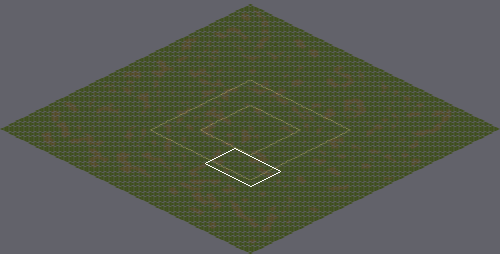
A Tiled map gets an edit: SGClient/TiledMap/worldmap.tmx. The picture above shows the old version from afar; the outline marks the close-up.
Close-up. Before:
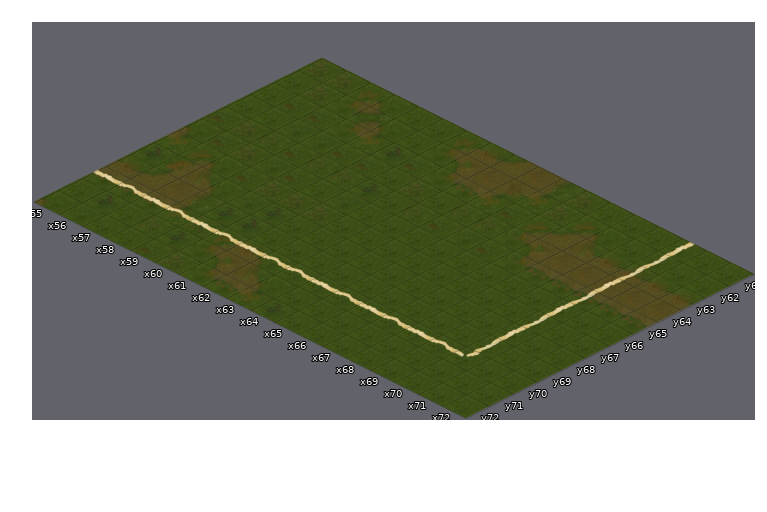
Cells are 256x128 px. Isometric: x runs down to the right, y down to the left. Shown: x 55..72, y 61..72. The commit also changed other parts of the map, which this record leaves out.
After the commit:
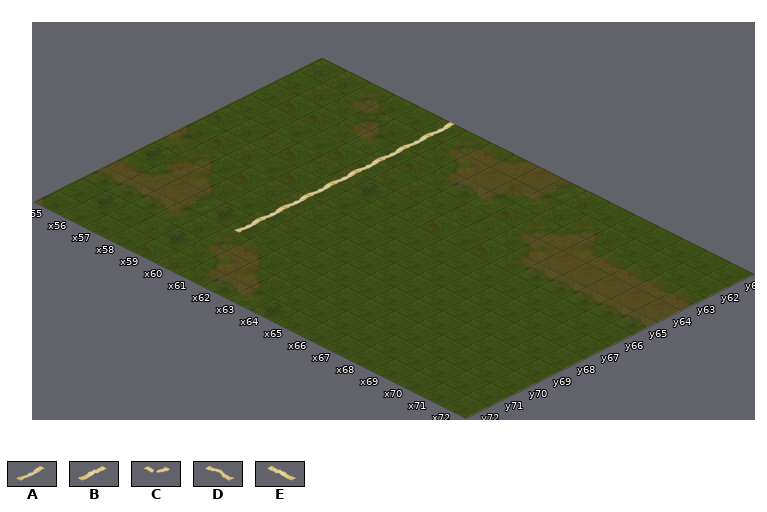
Key: from "worldmap_road": A 0, B 2, C 5, D 6, E 7.
_ is an empty cell.
Edits made:
Layer "road":
y 61: x 60 _ -> A; x 70 B -> _
y 62..63: x 60 _ -> A; x 70 A -> _
y 64: x 60 _ -> A; x 70 B -> _
y 65: x 60 _ -> A; x 70 A -> _
y 66: x 60 _ -> A; x 70 B -> _
y 67: x 60 _ -> A; x 70 A -> _
y 68: x 60 _ -> A; x 70 B -> _
y 69: x 60 _ -> A; x 70 A -> _
y 70: x 55..70 EDEDEDEDDEDEDEDC -> ________________
Changed places in both close-ups, as pixel boxes (x1, y1, x2, y2):
changed: (93, 122, 695, 357)
